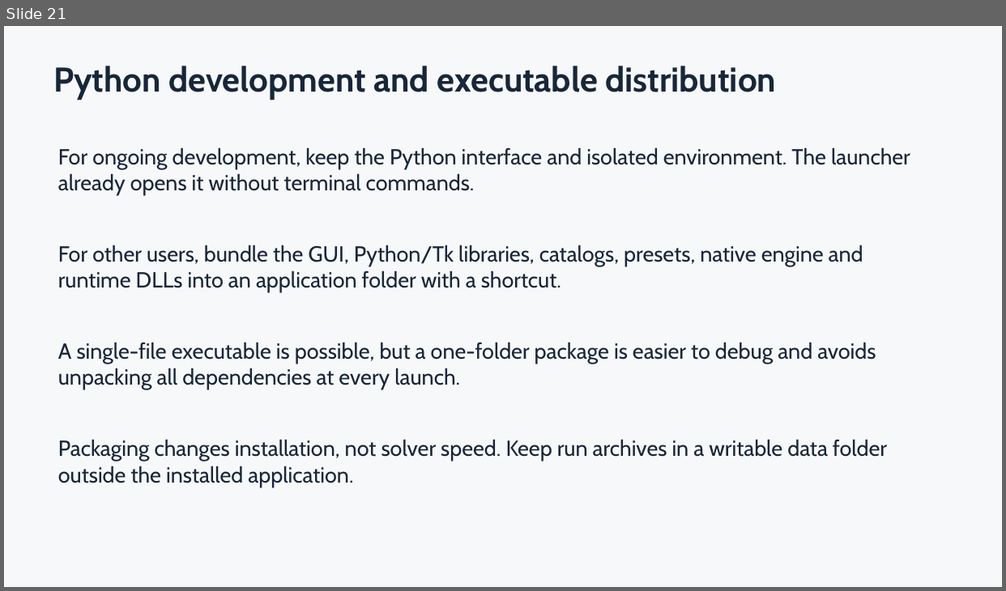
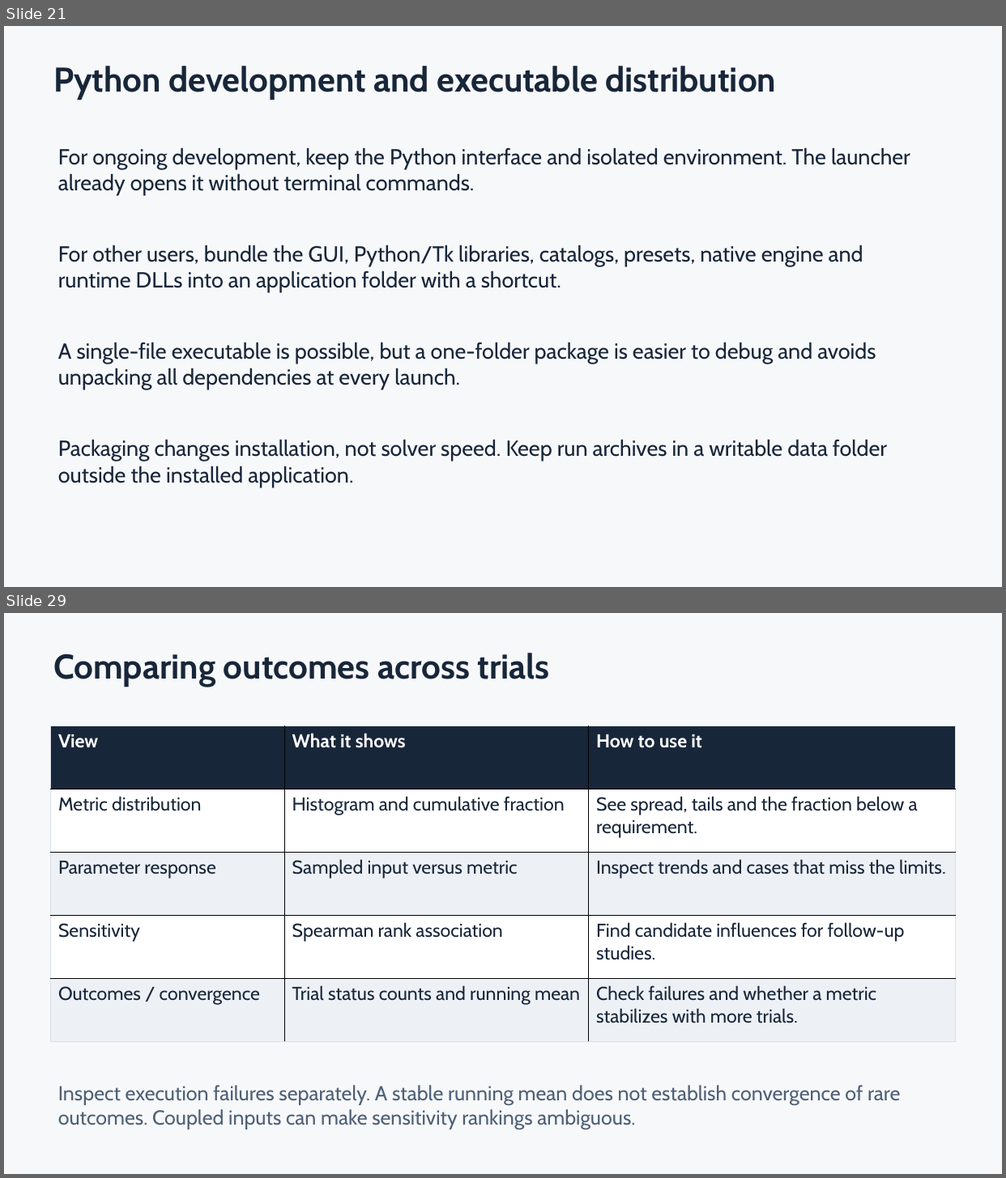
Before and after one commit to MorganSlap/UCI_FWMAV_Flight_Control_Simulation_and_Development, a slide deck: DesktopSIL/docs/Desktop_SIL_Walkthrough.pptx. Shown one above the other, each under a label of ours: slide 21 before the commit, slides 21 and 29 after it; the slides between them are not shown. The pictures are 1006x591 and 1006x1178 pixels, drawn with LibreOffice and Linux fonts; fonts in the diff are those of the drawing. Boxes give left, top, right and bottom in pixels: in the first picture for what was removed or moved away, otherwise in the second. Text is boxed around its words. In the diff, an @@ line names an element or a change of style, - is before the commit and + after.

```diff
--- a/DesktopSIL/docs/Desktop_SIL_Walkthrough.pptx
+++ b/DesktopSIL/docs/Desktop_SIL_Walkthrough.pptx
@@ slide 29 added at [4,613,1002,1174], background #F7F8FA @@
@@ text added at [53,653,549,687], 33 pt, text #182639, bold @@
+Comparing outcomes across trials
@@ table added at [50,726,955,1042], 5 rows, 3 columns @@
+View | What it shows | How to use it
+Metric distribution | Histogram and cumulative fraction | See spread, tails and the fraction below a requirement.
+Parameter response | Sampled input versus metric | Inspect trends and cases that miss the limits.
+Sensitivity | Spearman rank association | Find candidate influences for follow-up studies.
+Outcomes / convergence | Trial status counts and running mean | Check failures and whether a metric stabilizes with more trials.
@@ text added at [58,1085,900,1129], 19.5 pt, text #4E6076 @@
+Inspect execution failures separately. A stable running mean does not establish convergence of rare outcomes. Coupled inputs can make sensitivity rankings ambiguous.
```
Also in this commit, not shown: 4 slides changed, 10 other slides added, 1 other file.
